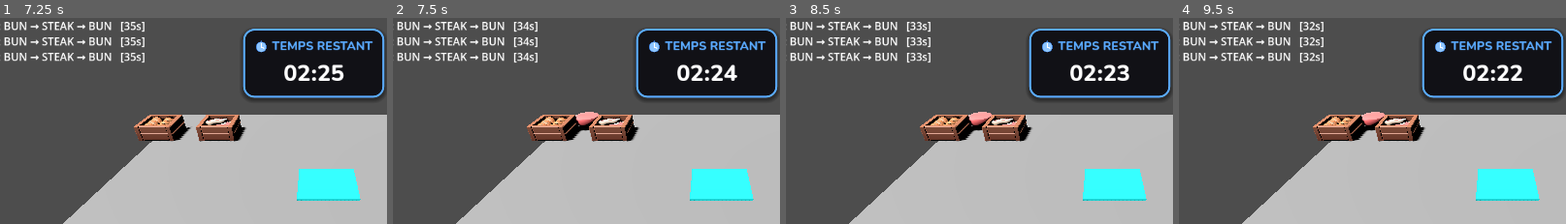
Above: before the commit, frames 1-4 (left to right).
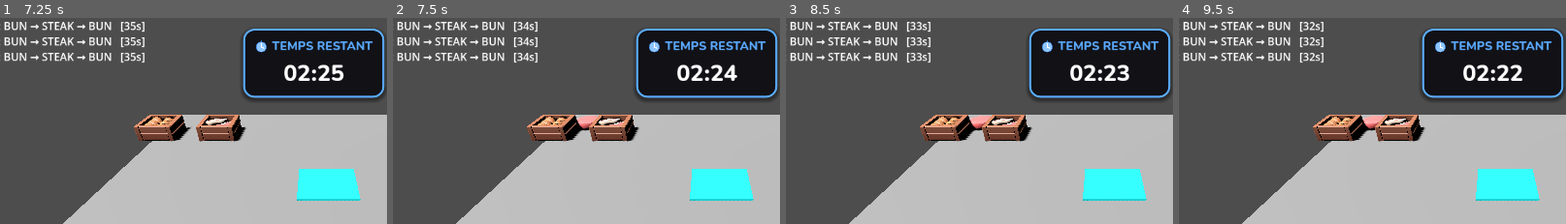
Above: after the commit, the same moments.

Repository: arthur-mdn/Godot-Burger-Maker
Game: Godot game, scene res://Scenes/MainMenu.tscn
The game is run twice, just before and just after one commit, with the same random seed, the same clock (stepped at 60 frames per second) and the same inputs.
Inputs (mouse positions are % of the whole screen's width and height, from its top left):
- Up to frame 1 (7.25 s): click "Jouer" at 0.5 s; click "1. Premier flip" at 1.25 s; tap Enter at 2, 4.25, 5.75 s; move the mouse to (72, 47) at 2.02 s; click (72, 47) at 2.17 s; tap Space at 2.75, 5, 6.5 s; move the mouse to (30, 58) at 2.77 s; click (30, 58) at 2.92 s; move the mouse to (60, 29) at 3.52 s; click (60, 29) at 3.67 s; move the mouse to (45, 74) at 4.27 s; click (45, 74) at 4.42 s; move the mouse to (80, 68) at 5.02 s; click (80, 68) at 5.17 s; move the mouse to (20, 37) at 5.77 s; click (20, 37) at 5.92 s; move the mouse to (55, 53) at 6.52 s; click (55, 53) at 6.67 s
- Up to frame 2 (7.5 s): move the mouse to (35, 26) at 7.27 s; click (35, 26) at 7.42 s
- Up to frame 3 (8.5 s): move the mouse to (72, 47) at 8.02 s; click (72, 47) at 8.17 s
- Up to frame 4 (9.5 s): move the mouse to (30, 58) at 8.77 s; click (30, 58) at 8.92 s
The pictures show only the part of the screen within x 10-59%, y 0-50%; the shares and areas given below are measured in that part.

Frame 1 is identical in both runs. In frame 2, 0.3% of the frame differs, in the area x 47-54%, y 45-54%; in frame 3, 0.3%; in frame 4, 0.3%.

Commit message:
Add KayKit cheese asset

Diff:
--- a/Scripts/dispenser.gd
+++ b/Scripts/dispenser.gd
@@ -9,6 +9,7 @@
 const KAYKIT_VISUALS := {
 	0: preload("res://Assets/KayKit/gltf/crate_buns.gltf"),
 	1: preload("res://Assets/KayKit/gltf/crate_steak.gltf"),
+	2: preload("res://Assets/KayKit/gltf/crate_cheese.gltf"),
 }
 
 const FALLBACK_COLORS := {
@@ -55,7 +56,7 @@
 		var model: Node3D = KAYKIT_VISUALS[item_type].instantiate()
 		visual_root.add_child(model)
 		match item_type:
-			0, 1:
+			0, 1, 2:
 				model.scale = Vector3(0.55, 0.55, 0.55)
 		return
 
--- a/Scripts/item.gd
+++ b/Scripts/item.gd
@@ -15,11 +15,14 @@
 const STEAK_RAW_SCENE := preload("res://Assets/KayKit/gltf/food_ingredient_burger_uncooked.gltf")
 const STEAK_COOKED_SCENE := preload("res://Assets/KayKit/gltf/food_ingredient_burger_cooked.gltf")
 const STEAK_BURNT_SCENE := preload("res://Assets/KayKit/gltf/food_ingredient_burger_trash.gltf")
+const CHEESE_SLICE_SCENE := preload("res://Assets/KayKit/gltf/food_ingredient_cheese_slice.gltf")
 const KAYKIT_BUN_SCALE := 1.45
 const KAYKIT_BUN_BOTTOM_HEIGHT := 0.29
 const KAYKIT_BUN_TOP_HEIGHT := 0.45
 const KAYKIT_PATTY_SCALE := 1.2
 const KAYKIT_PATTY_HEIGHT := 0.24
+const KAYKIT_CHEESE_SCALE := 1.15
+const KAYKIT_CHEESE_HEIGHT := 0.12
 
 var current_slot = null
 var stack = []
@@ -126,7 +129,7 @@
 				return KAYKIT_BUN_TOP_HEIGHT
 			return KAYKIT_BUN_BOTTOM_HEIGHT
 		ItemType.STEAK:  return KAYKIT_PATTY_HEIGHT
-		ItemType.CHEESE: return 0.1
+		ItemType.CHEESE: return KAYKIT_CHEESE_HEIGHT
 		ItemType.TOMATO: return 0.06 if is_chopped else 0.12
 		ItemType.SALAD:  return 0.15
 		ItemType.ONION:  return 0.04 if is_chopped else 0.08
@@ -147,7 +150,7 @@
 
 	stack_root.position = Vector3.ZERO
 
-	var height := 0.0
+	var stack_top := 0.0
 	var has_top_bun := (_bun_count() == 2)
 
 	for i in range(stack.size()):
@@ -156,28 +159,21 @@
 
 		if t == ItemType.BUN:
 			var is_top_bun := has_top_bun and _bun_index_at(i) == 1
-			var model := _create_bun_visual(is_top_bun)
-			model.position.y = height + mesh_height * 0.5
-			height += mesh_height
-			stack_root.add_child(model)
+			stack_top = _stack_place_model(_create_bun_visual(is_top_bun), stack_top)
 			continue
 
 		if t == ItemType.STEAK:
 			var steak_state: CookState = visual_cook_state if type == ItemType.STEAK else steak_visual_state
-			var steak_model := _create_steak_visual(steak_state)
-			steak_model.position.y = height + mesh_height * 0.5
-			height += mesh_height
-			stack_root.add_child(steak_model)
+			stack_top = _stack_place_model(_create_steak_visual(steak_state), stack_top)
+			continue
+
+		if t == ItemType.CHEESE:
+			stack_top = _stack_place_model(_create_cheese_visual(), stack_top)
 			continue
 
 		var mesh = MeshInstance3D.new()
 
 		match t:
-			ItemType.CHEESE:
-				mesh.mesh = BoxMesh.new()
-				mesh.scale = Vector3(0.9, mesh_height, 0.9)
-				mesh.material_override = _mat(Color(1.0, 0.8, 0.2))
-
 			ItemType.TOMATO:
 				mesh.mesh = BoxMesh.new()
 				mesh.scale = Vector3(0.9, mesh_height, 0.9)
@@ -193,9 +189,34 @@
 				mesh.scale = Vector3(0.9, mesh_height, 0.9)
 				mesh.material_override = _mat(Color(0.95, 0.85, 1.0) if is_chopped else Color(0.8, 0.7, 1.0))
 
-		mesh.position.y = height + mesh_height * 0.5
-		height += mesh_height
+		mesh.position.y = stack_top + mesh_height * 0.5
+		stack_top += mesh_height
 		stack_root.add_child(mesh)
+
+
+func _stack_place_model(model: Node3D, stack_top: float) -> float:
+	stack_root.add_child(model)
+	var aabb := _combined_mesh_aabb(model)
+	if aabb.size.length_squared() < 0.000001:
+		model.position.y = stack_top
+		return stack_top + 0.1
+	model.position.y = stack_top - aabb.position.y
+	return stack_top + aabb.size.y
+
+
+func _combined_mesh_aabb(root: Node3D) -> AABB:
+	var result := AABB()
+	var has_aabb := false
+	for mesh_instance in root.find_children("*", "MeshInstance3D", true, false):
+		if mesh_instance.mesh == null:
+			continue
+		var local_aabb: AABB = mesh_instance.transform * mesh_instance.mesh.get_aabb()
+		if not has_aabb:
+			result = local_aabb
+			has_aabb = true
+		else:
+			result = result.merge(local_aabb)
+	return result
 
 
 func _create_bun_visual(is_top: bool) -> Node3D:
@@ -203,6 +224,12 @@
 	model.scale = Vector3.ONE * KAYKIT_BUN_SCALE
 	if is_top:
 		_set_model_transparent(model, 0.4)
+	return model
+
+
+func _create_cheese_visual() -> Node3D:
+	var model: Node3D = CHEESE_SLICE_SCENE.instantiate()
+	model.scale = Vector3.ONE * KAYKIT_CHEESE_SCALE
 	return model
 
 
Binary file added: Assets/KayKit/gltf/crate_cheese.bin
Not shown, added: Assets/KayKit/gltf/crate_cheese.gltf
Not shown, added: Assets/KayKit/gltf/crate_cheese.gltf.import
Binary file added: Assets/KayKit/gltf/food_ingredient_cheese_slice.bin
Not shown, added: Assets/KayKit/gltf/food_ingredient_cheese_slice.gltf
Not shown, added: Assets/KayKit/gltf/food_ingredient_cheese_slice.gltf.import
